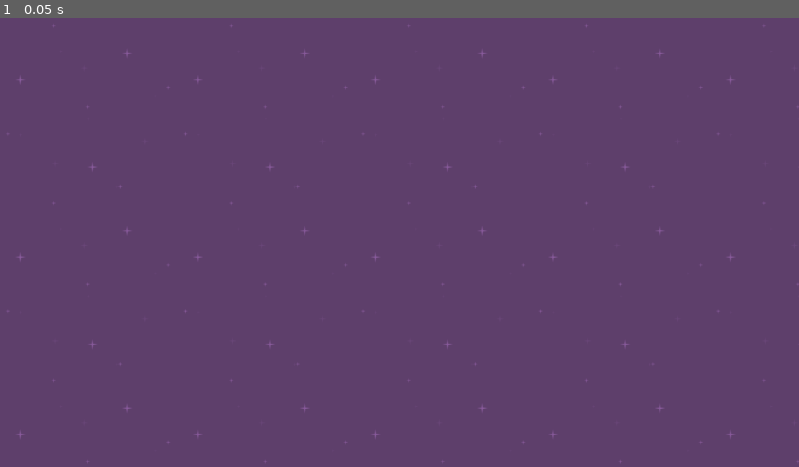
Above: before the commit, frame 1.
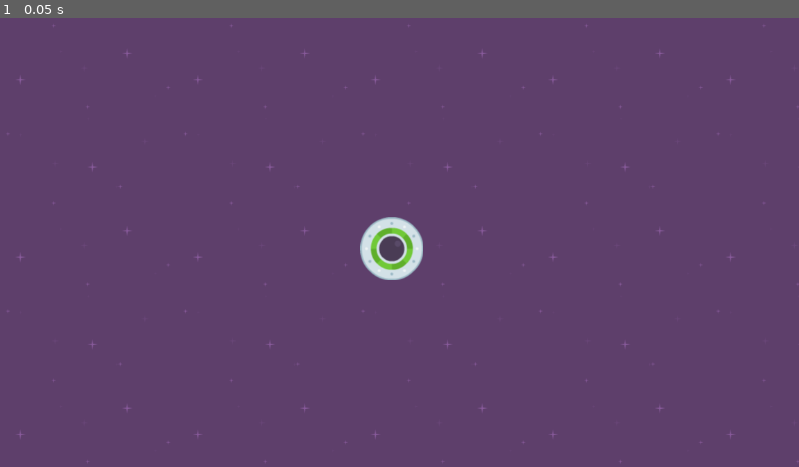
Above: after the commit, the same moment.

Repository: lucabersel/speedy_saucer
Game: Godot game, scene res://scenes/level_1.tscn
The game is run twice, just before and just after one commit, with the same random seed, the same clock (stepped at 60 frames per second) and the same inputs. Before the commit the project starts from res://level_1.tscn.
Inputs:
- Up to frame 1 (0.05 s): no input

The runs differ from the first frame. In frame 1, 0.8% of the frame differs, in the area x 45-53%, y 44-59%.

Commit message:
FIX: better structure

Diff:
--- a/level_1.tscn
+++ /dev/null
@@ -1,11 +0,0 @@
-[gd_scene load_steps=2 format=3 uid="uid://b6mdqky3wos4"]
-
-[ext_resource type="Texture2D" uid="uid://lb7m510ma738" path="res://purple.png" id="1_3hls8"]
-
-[node name="Level1" type="Node2D"]
-
-[node name="Background" type="TextureRect" parent="."]
-offset_right = 1152.0
-offset_bottom = 648.0
-texture = ExtResource("1_3hls8")
-stretch_mode = 1
--- a/project.godot
+++ b/project.godot
@@ -13,7 +13,7 @@
 config/name="speedy_saucer"
 run/main_scene="uid://b6mdqky3wos4"
 config/features=PackedStringArray("4.4", "Forward Plus")
-config/icon="res://icon.svg"
+config/icon="res://assets/icon.svg"
 
 [dotnet]
 
--- /dev/null
+++ b/scenes/level_1.tscn
@@ -0,0 +1,16 @@
+[gd_scene load_steps=3 format=3 uid="uid://b6mdqky3wos4"]
+
+[ext_resource type="Texture2D" uid="uid://lb7m510ma738" path="res://assets/purple.png" id="1_014kd"]
+[ext_resource type="PackedScene" uid="uid://cdcjpu4ug8jhl" path="res://scenes/player.tscn" id="2_bswci"]
+
+[node name="Level1" type="Node2D"]
+
+[node name="Background" type="TextureRect" parent="."]
+z_index = -100
+offset_right = 1152.0
+offset_bottom = 648.0
+texture = ExtResource("1_014kd")
+stretch_mode = 1
+
+[node name="Ufo" parent="." instance=ExtResource("2_bswci")]
+position = Vector2(565, 333)
--- a/player.tscn
+++ b/scenes/player.tscn
@@ -1,17 +1,16 @@
 [gd_scene load_steps=3 format=3 uid="uid://cdcjpu4ug8jhl"]
 
-[ext_resource type="Texture2D" uid="uid://ggw4ttltcnw6" path="res://ufoGreen.png" id="1_4flbx"]
+[ext_resource type="Texture2D" uid="uid://ggw4ttltcnw6" path="res://assets/ufoGreen.png" id="1_3vyb7"]
 
 [sub_resource type="CircleShape2D" id="CircleShape2D_onrkg"]
+radius = 45.0
 
 [node name="player" type="RigidBody2D"]
-position = Vector2(539, 305)
 gravity_scale = 0.0
 
 [node name="Sprite2D" type="Sprite2D" parent="."]
-texture = ExtResource("1_4flbx")
+texture = ExtResource("1_3vyb7")
 
 [node name="CollisionShape2D" type="CollisionShape2D" parent="."]
-scale = Vector2(4.46676, 4.5379)
 shape = SubResource("CircleShape2D_onrkg")
 debug_color = Color(0.87754, 0.291591, 0.465445, 0.42)
Renamed: darkPurple.png -> assets/darkPurple.png
Not shown, changed: assets/darkPurple.png.import
Renamed: icon.svg -> assets/icon.svg
Not shown, changed: assets/icon.svg.import
Renamed: purple.png -> assets/purple.png
Not shown, changed: assets/purple.png.import
Renamed: ufoGreen.png -> assets/ufoGreen.png
Not shown, changed: assets/ufoGreen.png.import
